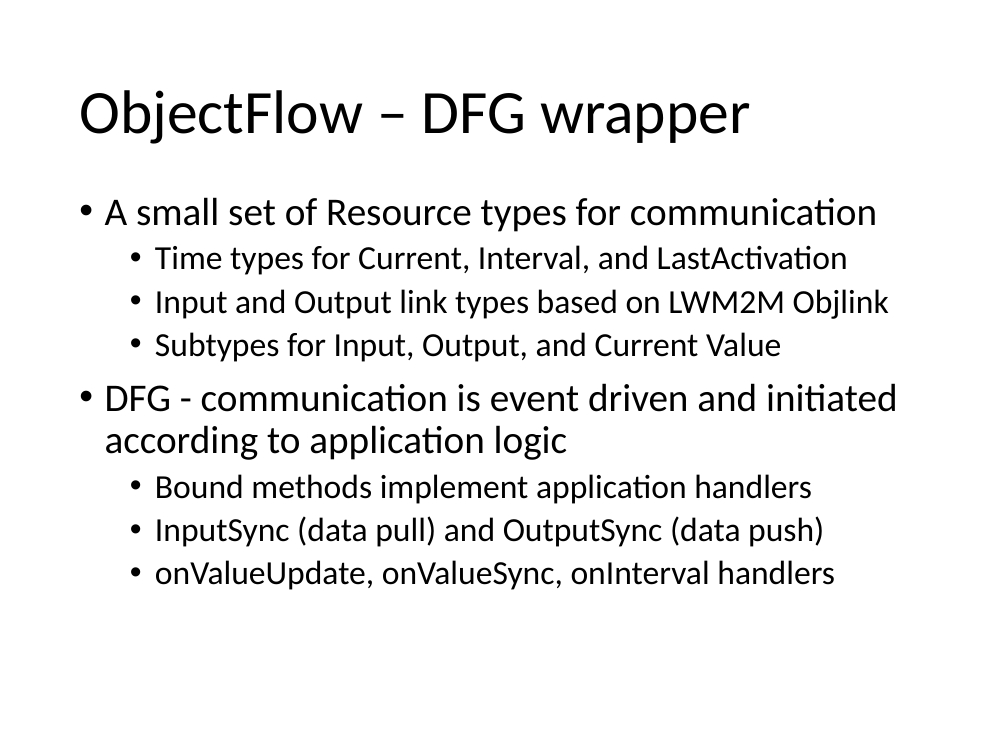
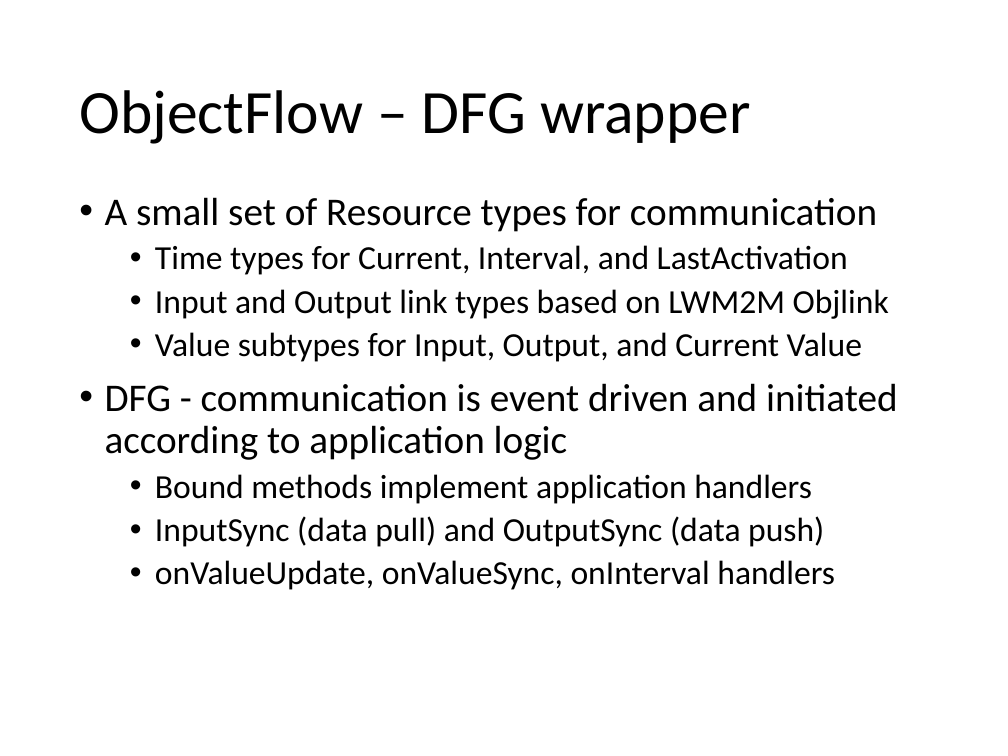
Before and after one commit to mjkoster/ObjectFlow, a slide deck: slide 5 of Documents/ObjectFlow.pptx. Drawn at 1008x756 pixels with LibreOffice and Linux fonts; fonts in the diff are those of the drawing. Boxes give left, top, right and bottom in pixels: in the first picture for what was removed or moved away, otherwise in the second. Text is boxed around its words. In the diff, an @@ line names an element or a change of style, - is before the commit and + after.

```diff
--- a/Documents/ObjectFlow.pptx
+++ b/Documents/ObjectFlow.pptx
@@ text at box(155, 332, 862, 362): text changed @@
-  • Subtypes for Input, Output, and Current Value
+  • Value subtypes for Input, Output, and Current Value
```
Also in this commit, not shown: 4 other slides changed, 5 other files.
